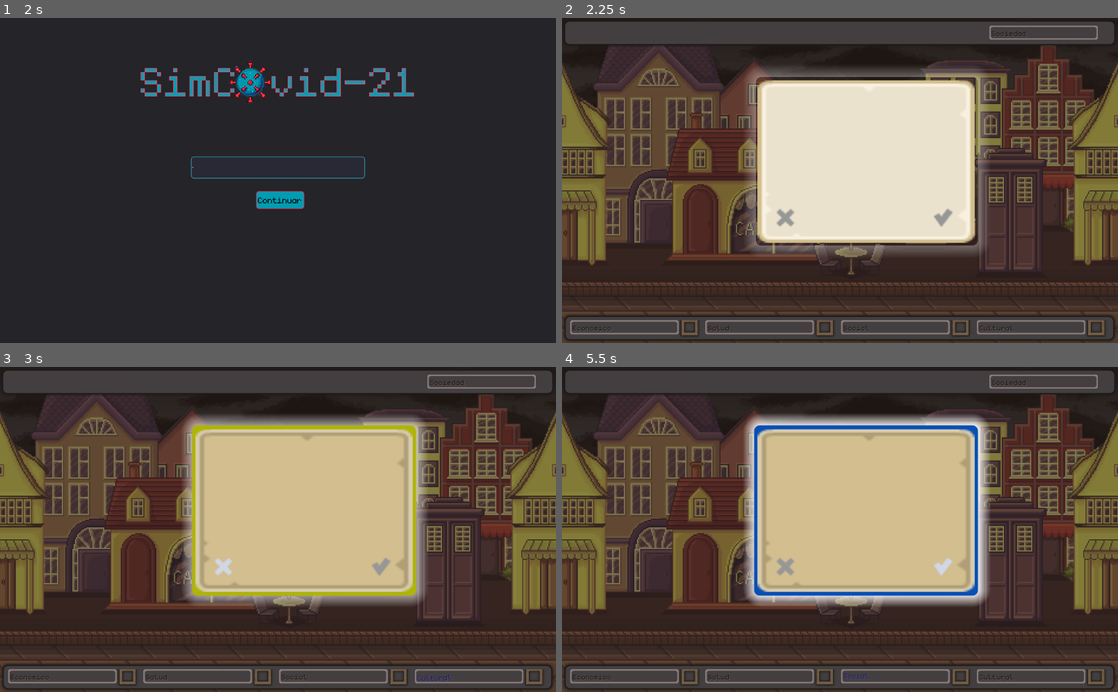
Above: before the commit, frames 1-4 (two rows, left to right).
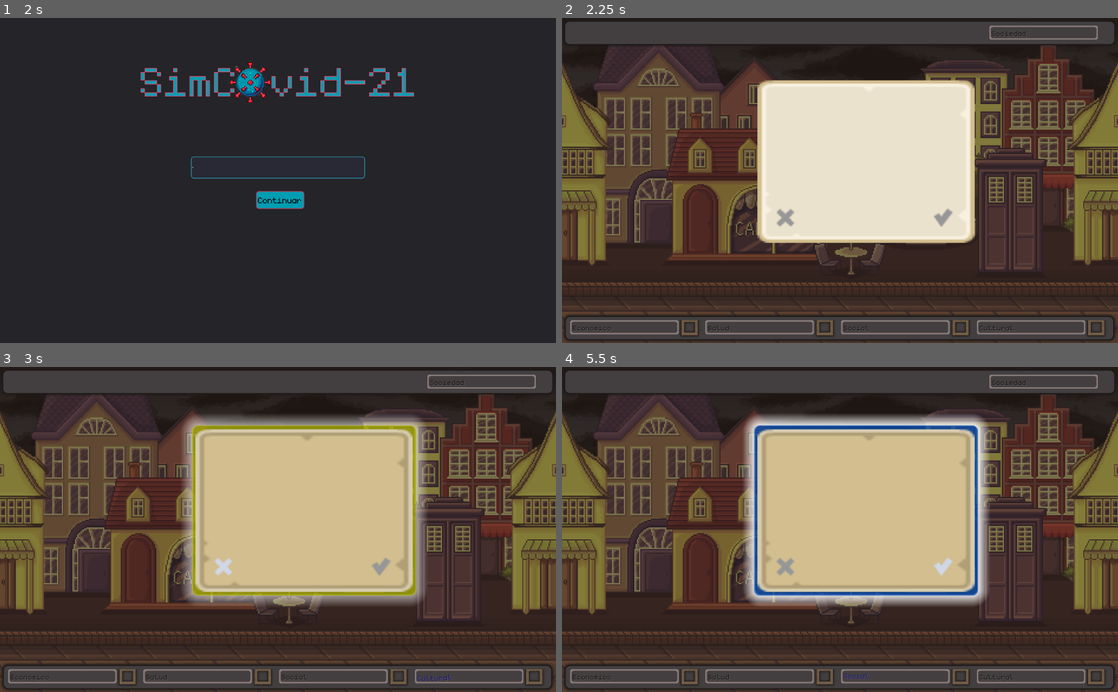
Above: after the commit, the same moments.

Repository: compumundohipermegaredUNQ/SimCovid-21
Game: Godot game, scene res://Main.tscn
The game is run twice, just before and just after one commit, with the same random seed, the same clock (stepped at 60 frames per second) and the same inputs. Video files are missing from this copy of the repository; at most half a second of black plays in their place.
Inputs (mouse positions are in pixels of both pictures, inside the frame that each line leads up to):
- Up to frame 1 (2 s): click "Comenzar" at 0.5 s; click (278, 167) at 1.27 s; type "12" at 1.35 s
- Up to frame 2 (2.25 s): click "Continuar" at 2 s
- Up to frame 3 (3 s): click (222, 565) at 2.75 s
- Up to frame 4 (5.5 s): click (945, 565) at 3.5 s; click (784, 565) at 4.25 s; click (945, 565) at 5 s

Frame 1 is identical in both runs. In frame 2, 3.7% of the frame differs, in the area x 33-77%, y 15-73%; in frame 3, 1.2%; in frame 4, 1.6%.

Commit message:
#Cartas.Se mejora el efecto de los bordes y el efecto brillante

Diff:
--- a/Main.tscn
+++ b/Main.tscn
@@ -478,10 +478,11 @@
 [node name="FadeAnimation" type="AnimationPlayer" parent="Fade"]
 anims/fade_in = SubResource( 13 )
 anims/fade_out = SubResource( 14 )
+
 [connection signal="pressed" from="MenuBackground/ButtonsContainer/Start" to="MenuBackground" method="_on_Start_pressed"]
 [connection signal="pressed" from="MenuBackground/ButtonsContainer/Help" to="MenuBackground" method="_on_Help_pressed"]
 [connection signal="pressed" from="MenuBackground/HelpContainer/Back" to="MenuBackground" method="_on_Back_pressed"]
 [connection signal="text_changed" from="MenuBackground/InputContainer/Input" to="MenuBackground" method="_on_Input_text_changed"]
+[connection signal="pressed" from="MenuBackground/InputContainer/ContinueButton" to="." method="_on_ContinueButton_pressed"]
 [connection signal="pressed" from="MenuBackground/InputContainer/ContinueButton" to="MenuBackground" method="_on_ContinueButton_pressed"]
-[connection signal="pressed" from="MenuBackground/InputContainer/ContinueButton" to="." method="_on_ContinueButton_pressed"]
 [connection signal="animation_finished" from="Fade/FadeAnimation" to="." method="_on_FadeAnimation_animation_finished"]
--- a/src/Card/Card.gd
+++ b/src/Card/Card.gd
@@ -13,10 +13,10 @@
 	"Cultural": 3,
 }
 const colors = {
-	"Economico": Color(1, 0.090196, 0.090196),
-	"Salud": Color(0.30508, 0.886719, 0.040699),
-	"Social": Color(0.040699, 0.391004, 0.886719),
-	"Cultural": Color(0.860281, 0.886719, 0.040699)
+	"Economico": Color(1, 0.090196, 0.090196, 0.75),
+	"Salud": Color(0.30508, 0.886719, 0.040699, 0.75),
+	"Social": Color(0.040699, 0.391004, 0.886719, 0.75),
+	"Cultural": Color(0.860281, 0.886719, 0.040699, 0.75)
 }
 var card_type
 var card_efects
@@ -25,9 +25,12 @@
 var game_over
 var main_node
 var animation
+var shadow
 
 func initialize(type, title, description, efects, main, has_lost = false) -> void:
 	animation = $AnimationPlayer
+	shadow = $Shadow
+	shadow.hide()
 	card_type = type
 	print(card_type)
 	card_efects = efects
@@ -40,6 +43,8 @@
 
 func _ready() -> void:
 	var card = $TextureRect
+	var border = $ColorRect
+	var shadow = $Shadow
 	var viewport_size_y = get_viewport().get_visible_rect().size.y
 	var project_size_y = ProjectSettings.get_setting("display/window/size/height")
 
@@ -47,8 +52,12 @@
 	var scale_factor = (card.rect_scale.y * desired_size) / card.rect_size.y
 
 	card.rect_scale = Vector2(scale_factor, scale_factor)
+	border.rect_scale = Vector2(scale_factor, scale_factor)
+	shadow.rect_scale = Vector2(scale_factor, scale_factor)
 	var difference = (card.rect_size.y - desired_size) / 2
 	card.rect_position += Vector2(difference, difference)
+	border.rect_position += Vector2(difference, difference)
+	shadow.rect_position += Vector2(difference, difference)
 
 func _on_CheckButton_pressed() -> void:
 	if game_over:
@@ -119,6 +128,7 @@
 func _set_color_by_type(type):
 	var color_rect = $ColorRect
 	if colors.has(type):
+		shadow.show()
 		animation.play("shiny")
 		color_rect.modulate = colors[type]
 
--- a/src/Card/CardBase.tscn
+++ b/src/Card/CardBase.tscn
@@ -83,10 +83,14 @@
 }
 
 [node name="Shadow" type="Panel" parent="."]
-margin_left = 357.0
-margin_top = 109.0
-margin_right = 766.0
-margin_bottom = 420.0
+anchor_left = 0.5
+anchor_top = 0.5
+anchor_right = 0.5
+anchor_bottom = 0.5
+margin_left = -156.36
+margin_top = -190.813
+margin_right = 252.64
+margin_bottom = 120.187
 custom_styles/panel = SubResource( 2 )
 __meta__ = {
 "_edit_use_anchors_": false
@@ -207,6 +211,7 @@
 __meta__ = {
 "_edit_use_anchors_": false
 }
+
 [connection signal="pressed" from="TextureRect/XButton" to="." method="_on_XButton_pressed"]
 [connection signal="ready" from="TextureRect/XButton" to="." method="_on_XButton_ready"]
 [connection signal="pressed" from="TextureRect/CheckButton" to="." method="_on_CheckButton_pressed"]
